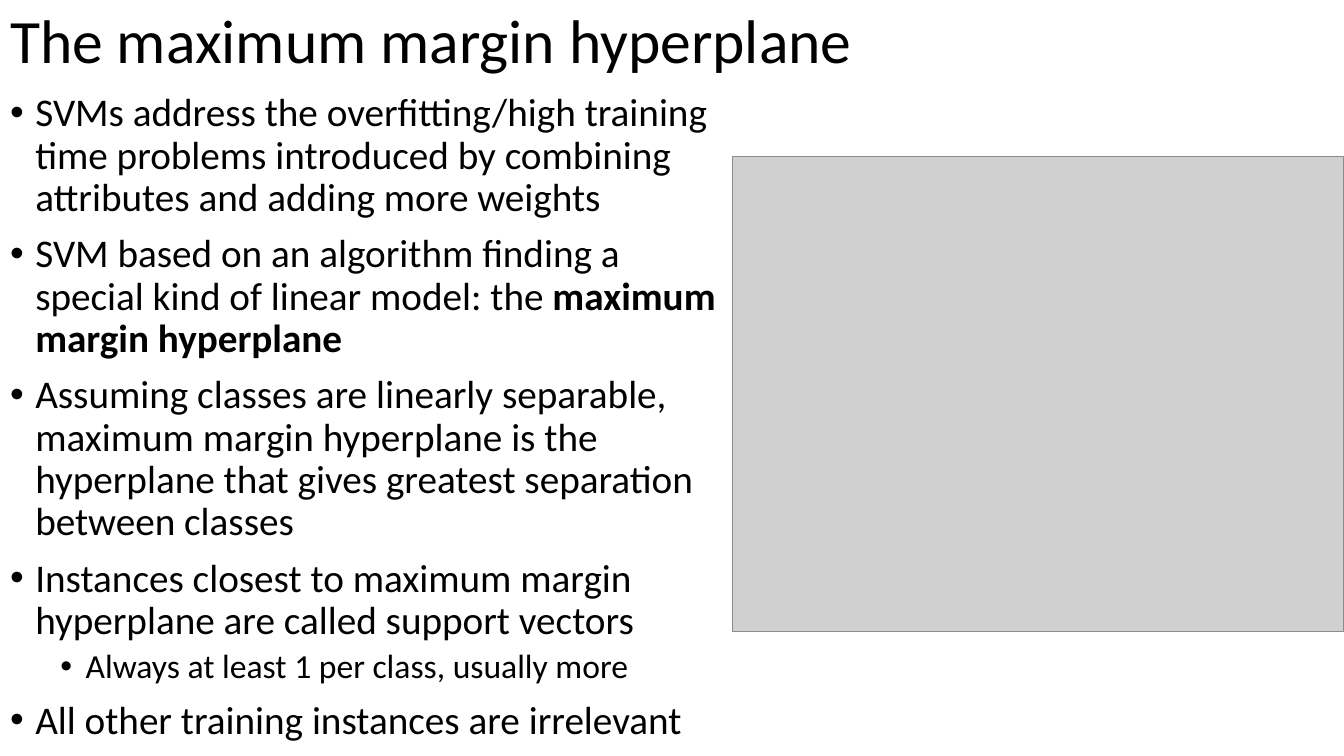
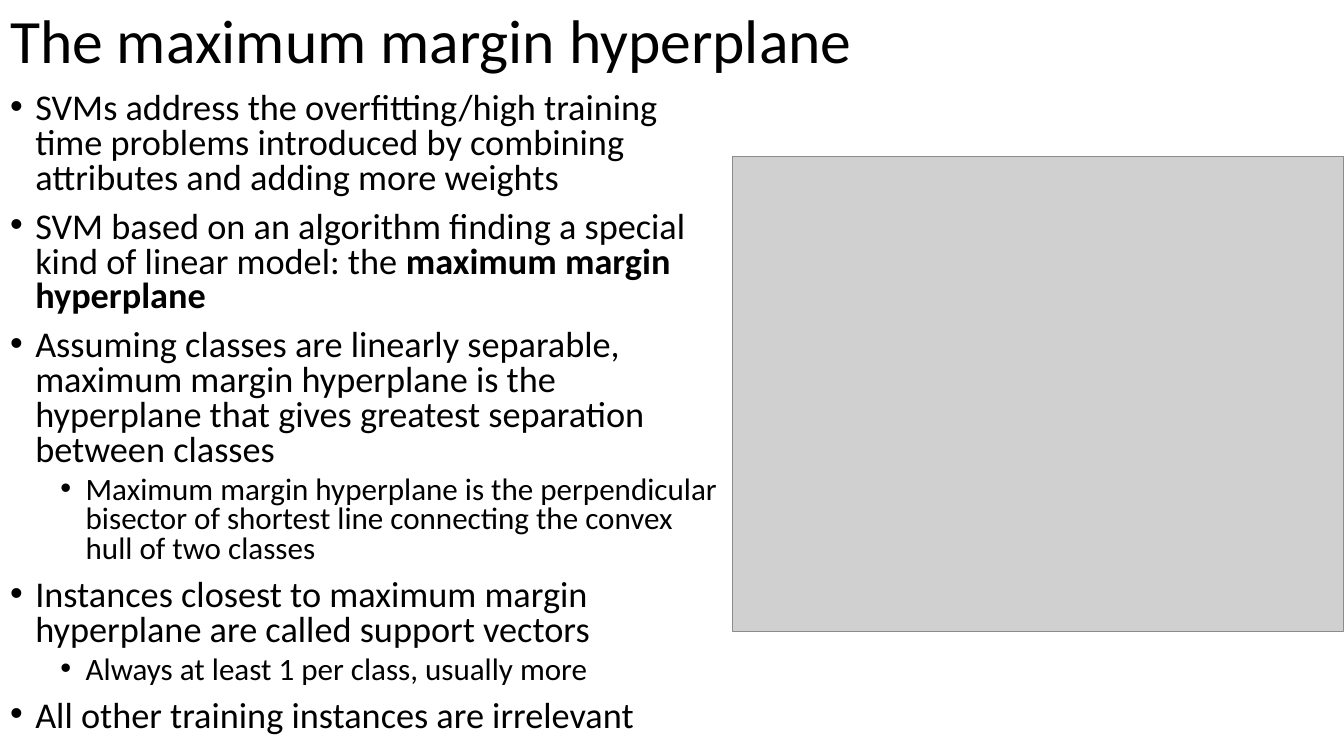
Before and after one commit to russellu/cs405, a slide deck: slide 9 of Lecture_18.pptx. Drawn at 1344x756 pixels with LibreOffice and Linux fonts; fonts in the diff are those of the drawing; grey boxes stand for pictures. Boxes give left, top, right and bottom in pixels: in the first picture for what was removed or moved away, otherwise in the second. Text is boxed around its words. In the diff, an @@ line names an element or a change of style, - is before the commit and + after.

```diff
--- a/Lecture_18.pptx
+++ b/Lecture_18.pptx
@@ text at (35, 94, 686, 735): size 28 to 25.9 pt in "SVMs address the overfitting/high training time problems ...", "SVM based on an algorithm finding a ...", "Assuming classes are linearly separable, maximum margin ...", "Instances closest to maximum margin hyperplane are ..." and 1 more places; size 24 to 22.2 pt in "Always at least 1 per class, usually ..."; line spacing 0.9 to 0.8 @@
@@ text at (86, 478, 716, 560): paragraph added @@
+  • Maximum margin hyperplane is the perpendicular bisector of shortest line connecting the convex hull of two classes
```
Also in this commit, not shown: 2 other slides changed, 1 slide removed, 2 other files.
